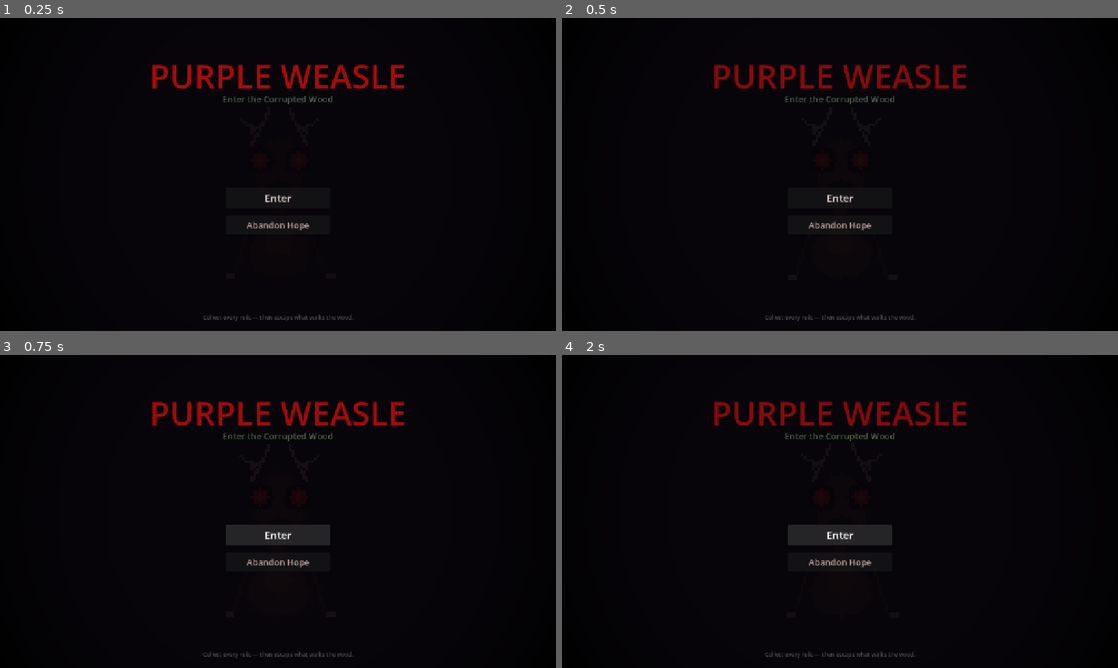
Above: before the commit, frames 1-4 (two rows, left to right).
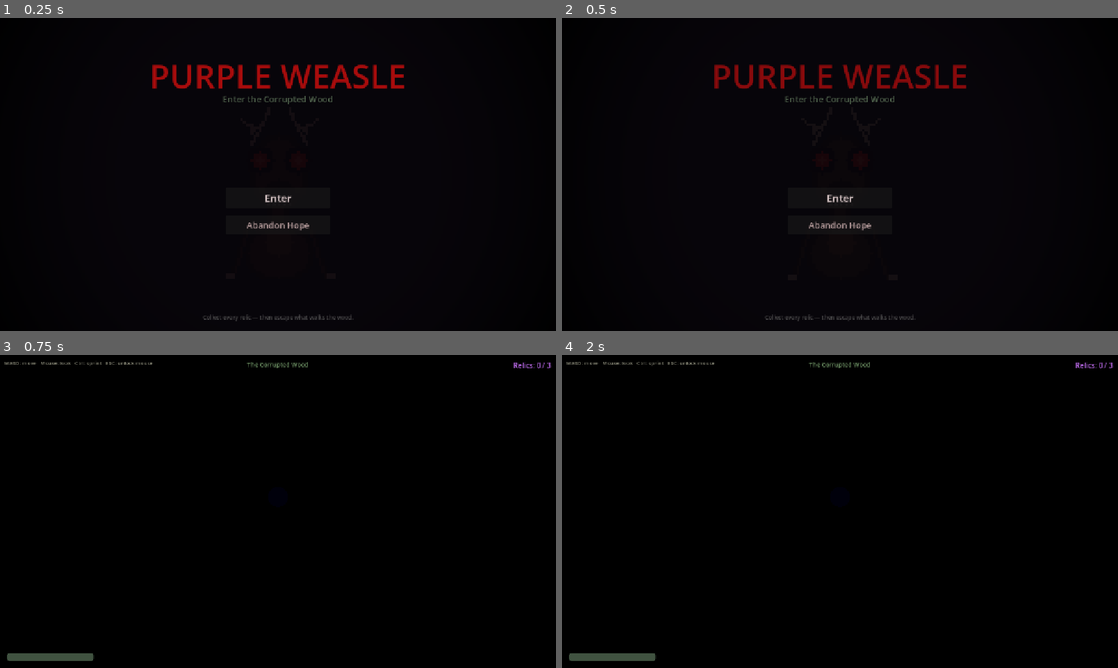
Above: after the commit, the same moments.

Repository: iamsidge/purple-weasle
Game: Godot game, scene res://scenes/main_menu.tscn
Same seed, same stepped clock (60 frames per second), same inputs: the game is played once before the commit and once after it.
Inputs (mouse positions are in pixels of both pictures, inside the frame that each line leads up to):
- Up to frame 1 (0.25 s): no input
- Up to frame 2 (0.5 s): no input
- Up to frame 3 (0.75 s): click "Enter" at 0.5 s
- Up to frame 4 (2 s): click (840, 536) at 1.25 s, where only the run before the commit has a clickable "Enter"

Frames 1-2 are identical in both runs. In frame 3, 4.3% of the frame differs, in the area x 0-100%, y 2-98%; in frame 4, 4.1%.
Error before the commit: Parse Error: Could not preload resource file "res://scenes/player_3d.tscn". (res://scripts/level_01_3d.gd:39)

Commit message:
Fix Color() calls in .tscn files to use 4-arg RGBA
The scene-file parser requires Color() with exactly 4 arguments (RGBA),
unlike GDScript where Color(r,g,b) defaults alpha to 1. The 3-arg forms
threw "Expected 4 arguments for constructor", which broke loading of
player_3d.tscn and relic.tscn and cascaded into level_01_3d.gd's
preload() failing.

Fixed all 11 occurrences across player_3d, relic, fps_player and
level_01_3d (emission, light_color, sky/fog/ambient colors).

Verified clean with a headless Godot 4.6.3 editor pass — no parse,
script, or resource errors remain.

Co-Authored-By: Claude Opus 4.8 <noreply@anthropic.com>

Diff:
--- a/scenes/fps_player.tscn
+++ b/scenes/fps_player.tscn
@@ -22,7 +22,7 @@
 
 [node name="Flashlight" type="SpotLight3D" parent="Head/Camera3D"]
 position = Vector3(0.15, -0.1, 0.0)
-light_color = Color(0.95, 0.88, 0.72)
+light_color = Color(0.95, 0.88, 0.72, 1)
 light_energy = 2.8
 spot_range = 18.0
 spot_angle = 28.0
--- a/scenes/level_01_3d.tscn
+++ b/scenes/level_01_3d.tscn
@@ -3,11 +3,11 @@
 [ext_resource type="Script" path="res://scripts/level_01_3d.gd" id="1"]
 
 [sub_resource type="ProceduralSkyMaterial" id="sky_mat"]
-sky_top_color = Color(0.01, 0.01, 0.02)
-sky_horizon_color = Color(0.02, 0.02, 0.03)
+sky_top_color = Color(0.01, 0.01, 0.02, 1)
+sky_horizon_color = Color(0.02, 0.02, 0.03, 1)
 sky_curve = 0.09
-ground_bottom_color = Color(0.01, 0.01, 0.01)
-ground_horizon_color = Color(0.02, 0.02, 0.02)
+ground_bottom_color = Color(0.01, 0.01, 0.01, 1)
+ground_horizon_color = Color(0.02, 0.02, 0.02, 1)
 
 [sub_resource type="Sky" id="sky"]
 sky_material = SubResource("sky_mat")
@@ -16,10 +16,10 @@
 background_mode = 2
 sky = SubResource("sky")
 ambient_light_source = 2
-ambient_light_color = Color(0.04, 0.06, 0.04)
+ambient_light_color = Color(0.04, 0.06, 0.04, 1)
 ambient_light_energy = 0.18
 fog_enabled = true
-fog_light_color = Color(0.04, 0.06, 0.02)
+fog_light_color = Color(0.04, 0.06, 0.02, 1)
 fog_light_energy = 0.6
 fog_density = 0.035
 fog_aerial_perspective = 0.1
--- a/scenes/player_3d.tscn
+++ b/scenes/player_3d.tscn
@@ -19,7 +19,7 @@
 roughness = 0.6
 metallic = 0.1
 emission_enabled = true
-emission = Color(0.15, 0.0, 0.28)
+emission = Color(0.15, 0.0, 0.28, 1)
 emission_energy_multiplier = 0.4
 
 [sub_resource type="StandardMaterial3D" id="head_mat"]
@@ -27,7 +27,7 @@
 roughness = 0.5
 metallic = 0.1
 emission_enabled = true
-emission = Color(0.2, 0.0, 0.35)
+emission = Color(0.2, 0.0, 0.35, 1)
 emission_energy_multiplier = 0.5
 
 [node name="Player" type="CharacterBody3D" groups=["player"]]
--- a/scenes/relic.tscn
+++ b/scenes/relic.tscn
@@ -11,7 +11,7 @@
 [sub_resource type="StandardMaterial3D" id="relic_mat"]
 albedo_color = Color(0.7, 0.3, 1.0, 1.0)
 emission_enabled = true
-emission = Color(0.6, 0.2, 1.0)
+emission = Color(0.6, 0.2, 1.0, 1)
 emission_energy_multiplier = 4.0
 roughness = 0.2
 metallic = 0.4
@@ -32,6 +32,6 @@
 
 [node name="OmniLight3D" type="OmniLight3D" parent="."]
 position = Vector3(0, 1.0, 0)
-light_color = Color(0.7, 0.35, 1.0)
+light_color = Color(0.7, 0.35, 1.0, 1)
 light_energy = 1.6
 omni_range = 6.0
